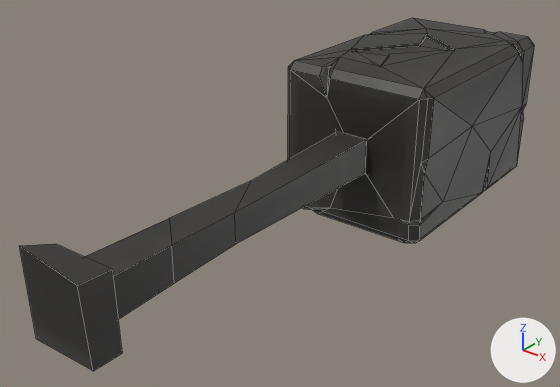
An edit to the OBJ model models/production/exports/gaussmeter.obj, drawn before and after from the same camera.
Both versions are drawn from a 50 mm camera at (1.783, -3.175, 1.374) aimed at (-0.162, -0.743, -0.134). The lights are fixed; the arrows at lower right show +X, +Y and +Z. Mesh edges are drawn as thin lines. Where no turn or scale is listed for an object, it has been applied to the vertices.

Before the edit, the objects in view are built like this:
```python
me_gaussmeter = bpy.data.meshes.new('gaussmeter')
me_gaussmeter.from_pydata(...)  # 204 vertices, 256 faces; spans x -0.39..0.39, y -2.06..1.0, z -0.39..0.4
me_gaussmeter.materials.append(mat_gaussmeter)  # picture img_tex_gaussmeter_png
ob_gaussmeter = bpy.data.objects.new('gaussmeter', me_gaussmeter)
ob_gaussmeter.location = (0.0, 0.0, 0.0)
```
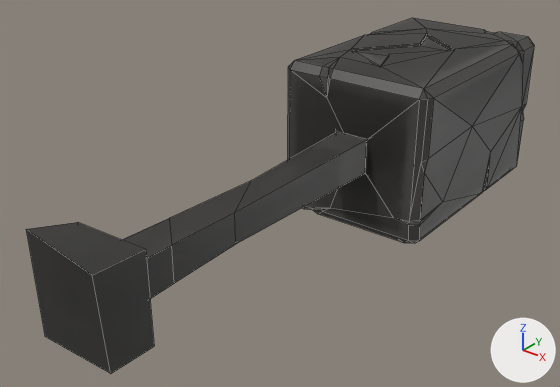
Pixel boxes [x1, y1, x2, y2] of what changed, in the pictures (560 x 387 px; the box of a moved part takes in the faces that stretch with it):
```json
{"object": "gaussmeter", "change": "reshaped", "before": [19, 18, 534, 371], "after": [26, 18, 534, 374]}
{"part": 1, "of": "me_gaussmeter", "change": "moved or reshaped", "before": [19, 244, 122, 371], "after": [26, 222, 154, 374]}
```

The change, as JSON lines over the scene's bpy script:
```json
{"block": "me_gaussmeter", "where": "me_gaussmeter.from_pydata(...)  # 204 vertices, 256 faces; spans x -0.39..0.39, y -2.06..1.0, z -0.39..0.4"}
{"block": "me_gaussmeter", "where": "# used by ob_gaussmeter; location = (0.0, 0.0, 0.0)"}
{"block": "me_gaussmeter", "change": "me_gaussmeter part 1: the loose piece of 8 vertices spanning x -0.17..0.15, y -2.06..-1.92, z -0.18..0.17 is scaled about its middle by (1.17, 1.59, 1.17), then moved by (0.0, 0.08, 0.0)"}
```
